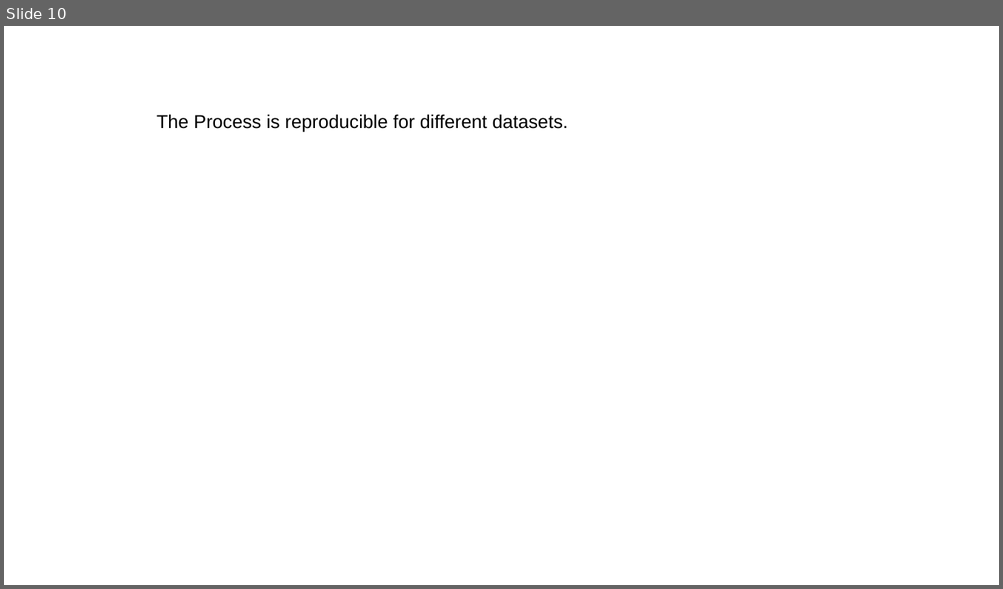
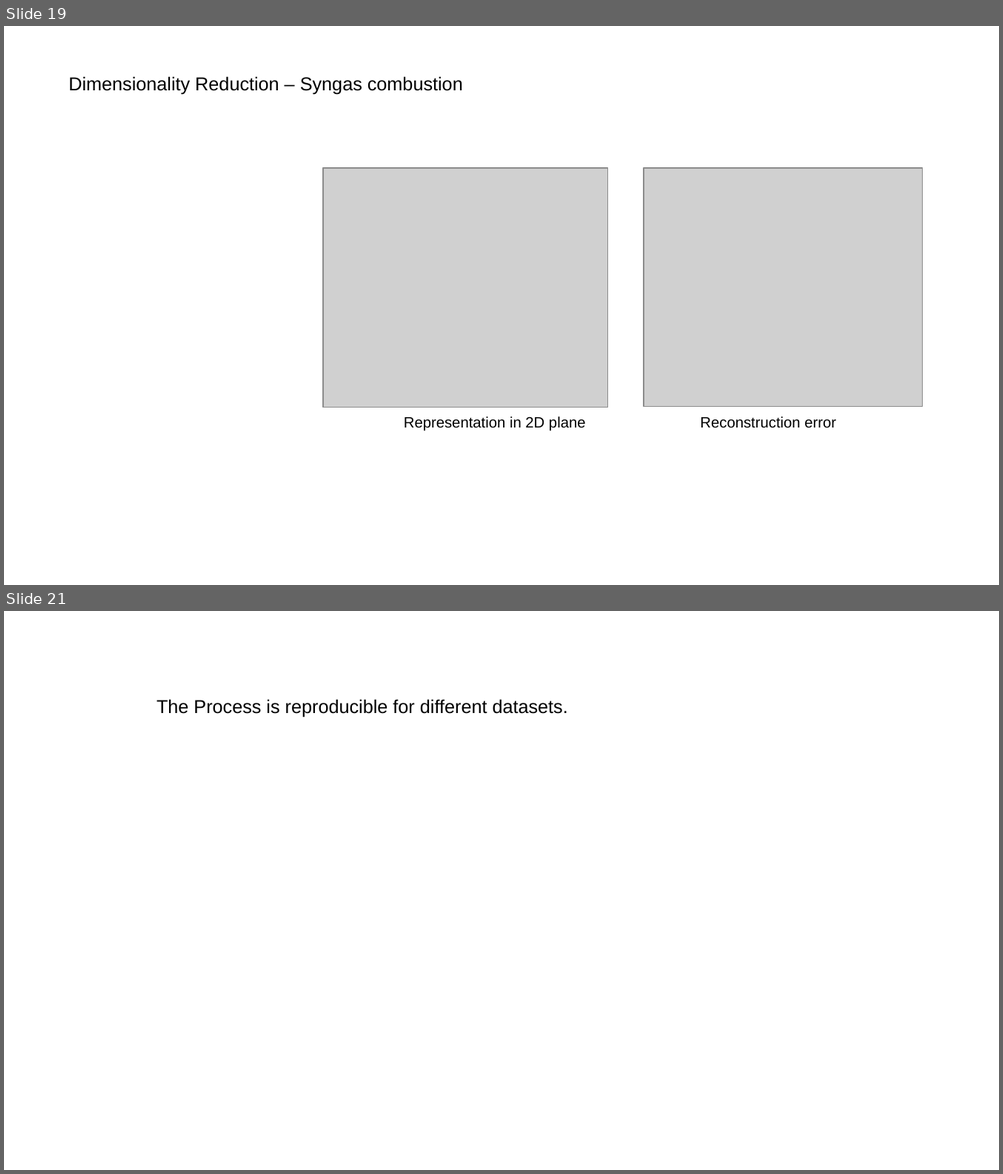
Before and after one commit to kulkarnisp/dim-red, a slide deck: backups/present/dimRed.pptx. Shown one above the other, each under a label of ours: slide 10 before the commit, slides 19 and 21 after it; the slides between them are not shown. The pictures are 1003x589 and 1003x1174 pixels, drawn with LibreOffice and Linux fonts; fonts in the diff are those of the drawing; grey boxes stand for pictures. Boxes give left, top, right and bottom in pixels: in the first picture for what was removed or moved away, otherwise in the second. Text is boxed around its words. In the diff, an @@ line names an element or a change of style, - is before the commit and + after.

```diff
--- a/backups/present/dimRed.pptx
+++ b/backups/present/dimRed.pptx
@@ slide 19 added at [4,26,999,585], background #FFFFFF @@
@@ text added at [68,76,463,94], 14.9 pt, text #000000 @@
+Dimensionality Reduction – Syngas combustion
@@ picture added at [324,167,609,407] @@
@@ picture added at [644,167,923,407] @@
@@ text added at [404,417,586,432], 12 pt, text #000000 @@
+Representation in 2D plane
@@ text added at [700,417,836,429], 12 pt, text #000000 @@
+Reconstruction error
@@ what was slide 10 is now slide 21 @@
```
Also in this commit, not shown: 8 slides changed, 10 other slides added, 6 slides removed, 10 other files.
